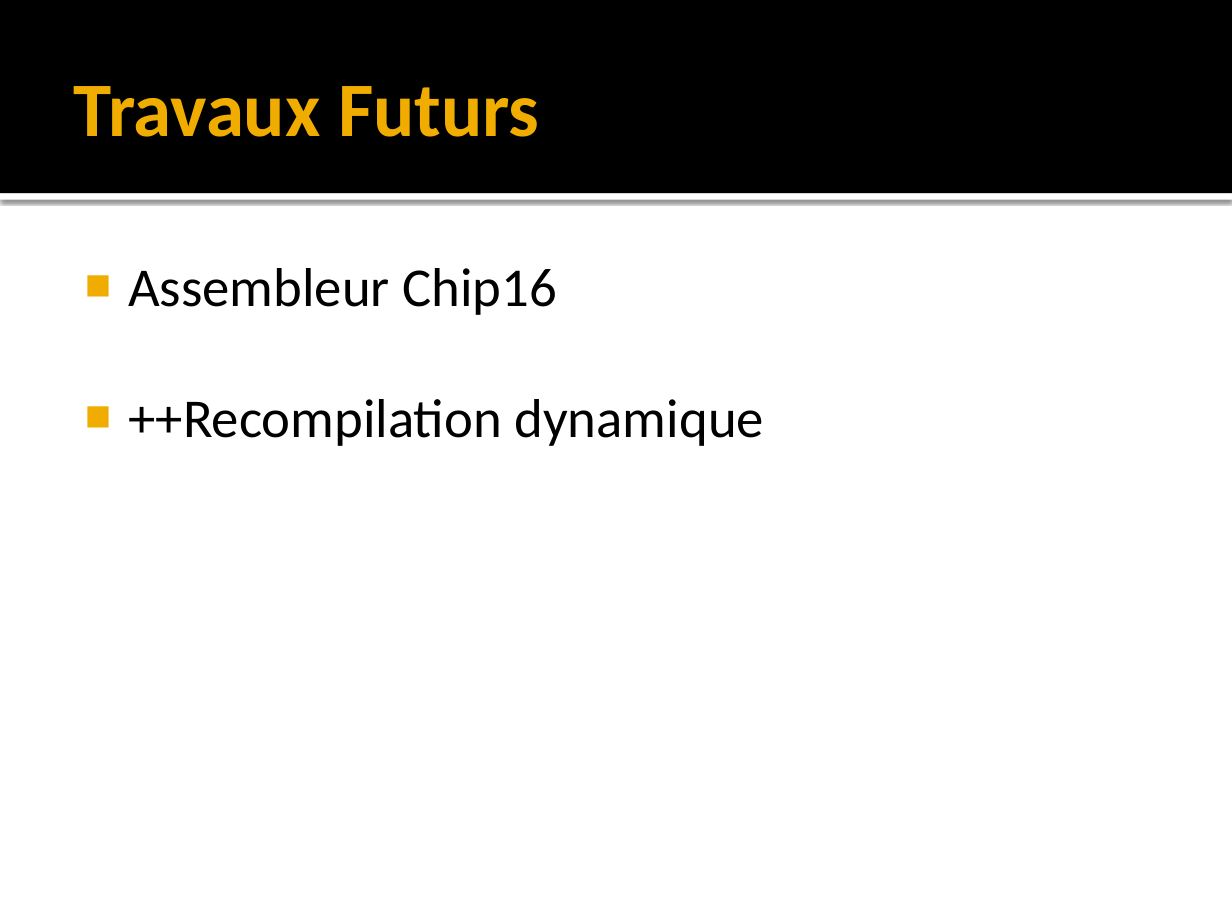
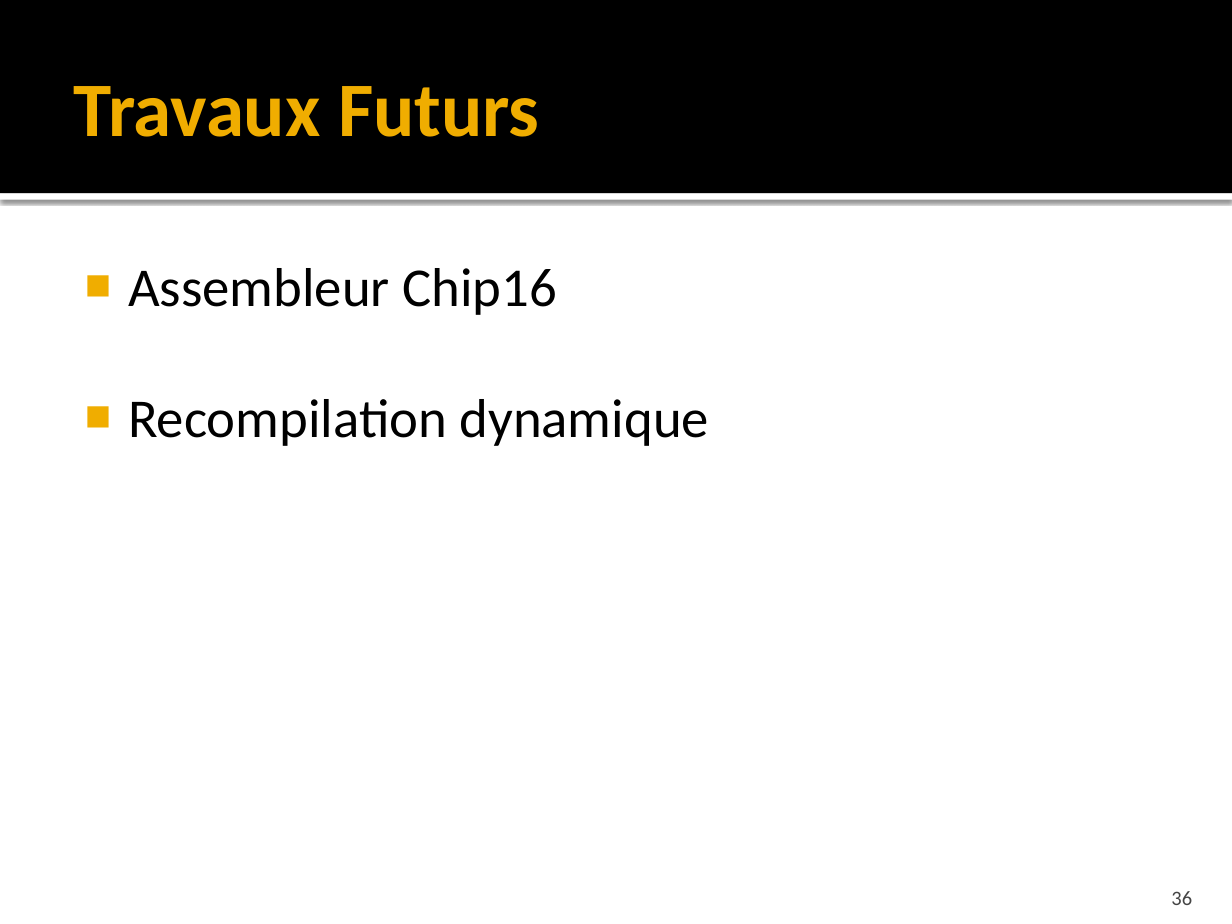
Before and after one commit to faouellet/CHIP-16, a slide deck: slide 36 of docs/IFT 749/Présentation.pptx (slide 33 before the commit). Drawn at 1232x924 pixels with LibreOffice and Linux fonts; fonts in the diff are those of the drawing. Boxes give left, top, right and bottom in pixels: in the first picture for what was removed or moved away, otherwise in the second. Text is boxed around its words. In the diff, an @@ line names an element or a change of style, - is before the commit and + after.

```diff
--- a/docs/IFT 749/Présentation.pptx
+++ b/docs/IFT 749/Présentation.pptx
@@ text at bbox=[128, 399, 709, 446]: text changed @@
-■ ++Recompilation dynamique
+■ Recompilation dynamique
@@ page number added at bbox=[1171, 891, 1192, 905], 12 pt, text #454545 @@
+36
```
Also in this commit, not shown: 32 other slides changed, 3 slides added.
